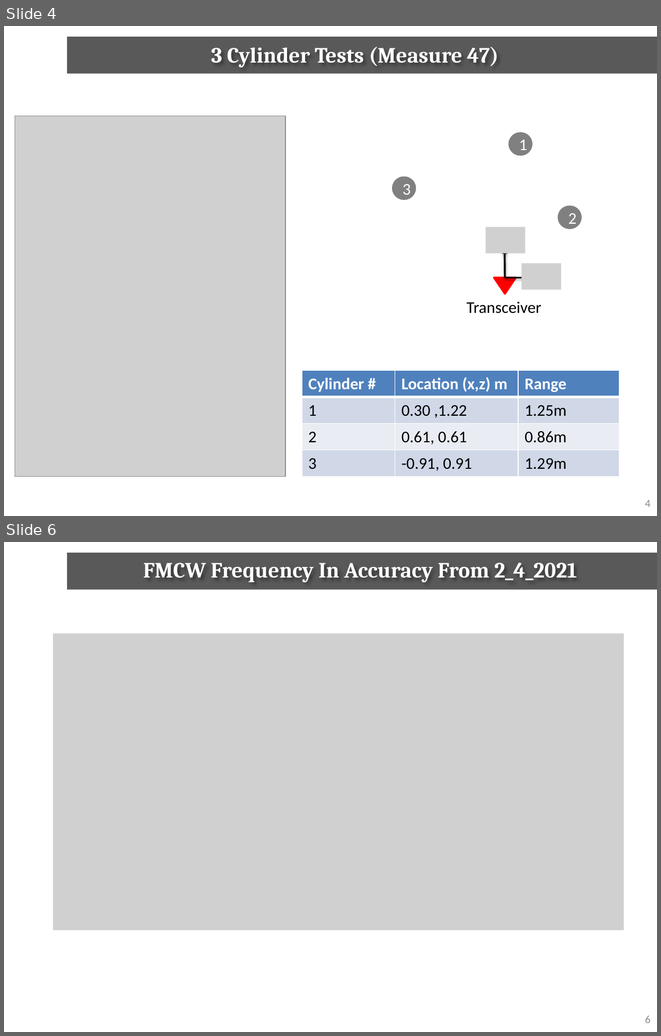
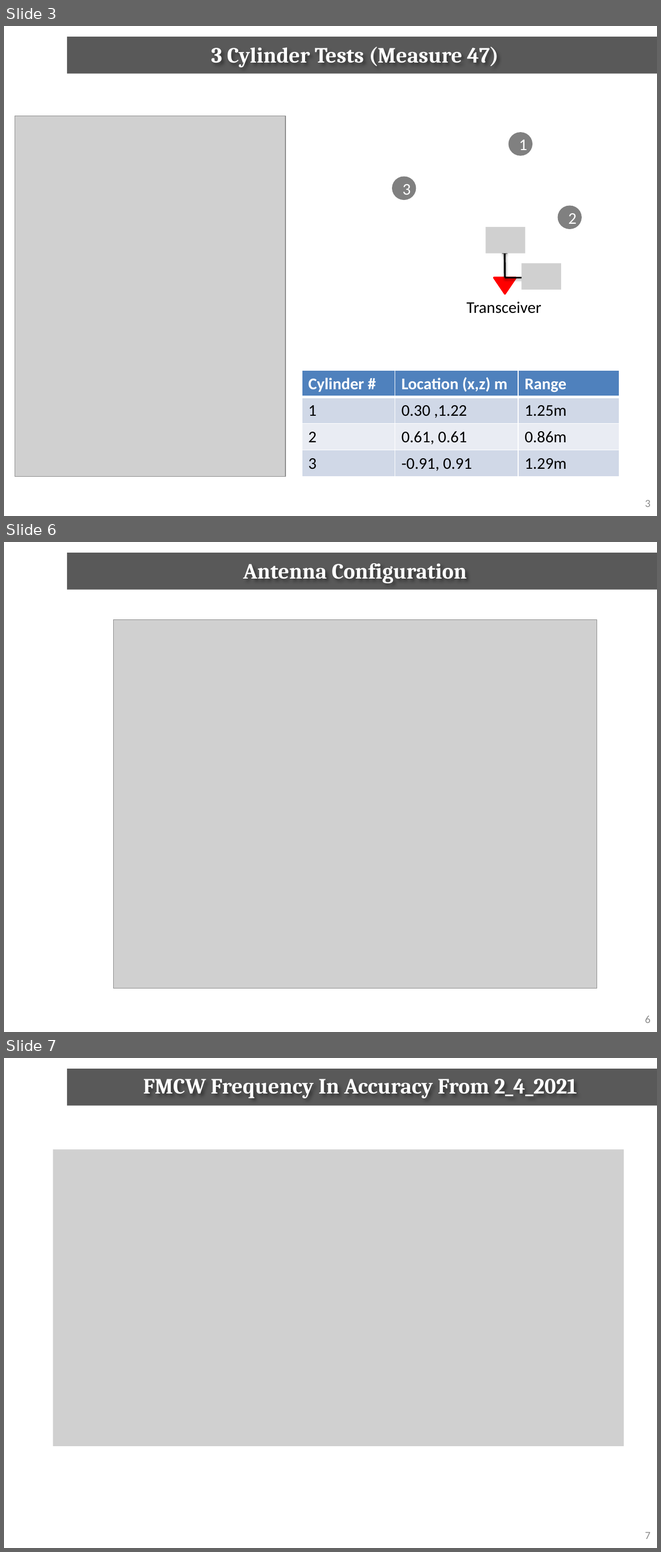
Before and after one commit to coleharlow12/harmonicRecoverSAR, a slide deck: attempt1_3Cylinders_Undersampled/6_7_2021_DOA.pptx. Shown one above the other, each under a label of ours: slides 4 and 6 before the commit, slides 3, 6 and 7 after it; the slides between them are not shown. The pictures are 661x1036 and 661x1552 pixels, drawn with LibreOffice and Linux fonts; fonts in the diff are those of the drawing; grey boxes stand for pictures; background and template pictures are left out. Boxes give left, top, right and bottom in pixels: in the first picture for what was removed or moved away, otherwise in the second. Text is boxed around its words. In the diff, an @@ line names an element or a change of style, - is before the commit and + after.

```diff
--- a/attempt1_3Cylinders_Undersampled/6_7_2021_DOA.pptx
+++ b/attempt1_3Cylinders_Undersampled/6_7_2021_DOA.pptx
@@ slide 6 added at [4, 542, 657, 1032], background #FFFFFF; not listed: 1 template element that a slide beside it also shows @@
@@ text added at [243, 563, 467, 583], 24 pt, text #FFFFFF, bold @@
+Antenna Configuration
@@ picture added at [113, 620, 596, 988] @@
@@ page number added at [645, 1015, 650, 1023], 12 pt, text #8C8C8C @@
+6
@@ what was slide 4 is now slide 3 @@
@@ page number at [645, 500, 650, 507]: text changed @@
-4
+3
@@ what was slide 6 is now slide 7 @@
@@ page number at [645, 1532, 650, 1539]: text changed @@
-6
+7
```
Also in this commit, not shown: 3 slides changed, 1 other slide added, 1 slide removed, 2 other files.
